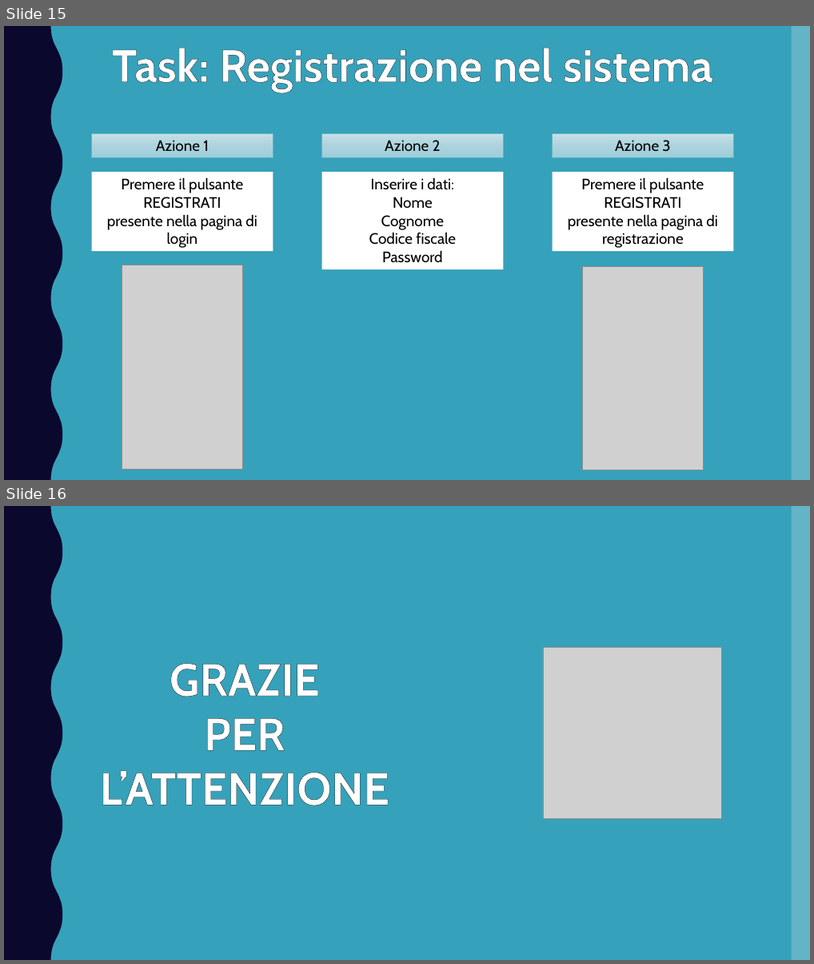
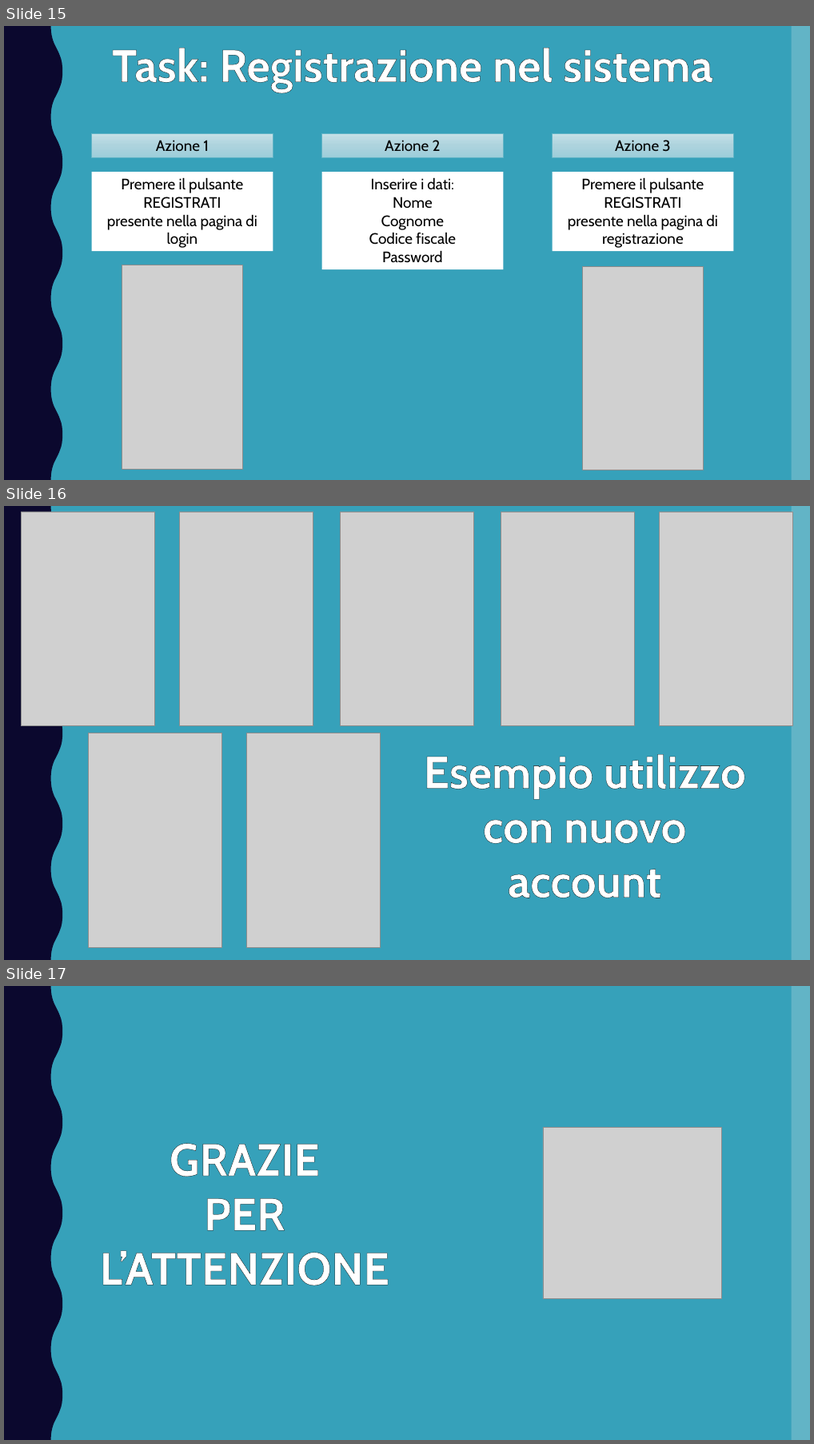
Before and after one commit to NappiNicola/Prenota_Facile, a slide deck: Presentazione_IUM.pptx. Shown one above the other, each under a label of ours: slides 15 and 16 before the commit, slides 15, 16 and 17 after it. The pictures are 814x964 and 814x1444 pixels, drawn with LibreOffice and Linux fonts; fonts in the diff are those of the drawing; grey boxes stand for pictures. Boxes give left, top, right and bottom in pixels: in the first picture for what was removed or moved away, otherwise in the second. Text is boxed around its words. In the diff, an @@ line names an element or a change of style, - is before the commit and + after.

```diff
--- a/Presentazione_IUM.pptx
+++ b/Presentazione_IUM.pptx
@@ slide 16 added at box(4, 506, 810, 960), background #36A1BA; not listed: 2 template elements that a slide beside it also shows @@
@@ picture added at box(21, 512, 154, 725) @@
@@ picture added at box(179, 512, 313, 725) @@
@@ picture added at box(340, 512, 474, 725) @@
@@ picture added at box(502, 512, 635, 725) @@
@@ picture added at box(660, 512, 794, 725) @@
@@ picture added at box(88, 733, 222, 947) @@
@@ picture added at box(246, 733, 380, 947) @@
@@ text added at box(424, 754, 746, 898), 54 pt, text pattern #E5D699 on #FFFFFF, bold @@
+Esempio utilizzo con nuovo account
@@ what was slide 16 is now slide 17 @@
```
Also in this commit, not shown: 1 slide changed.
